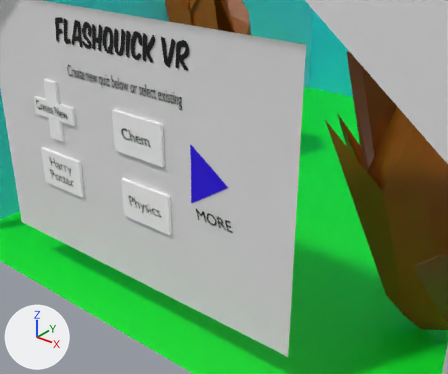
An edit to the FBX model Assets/FBX/newcardsscreen.fbx, drawn before and after from the same camera.
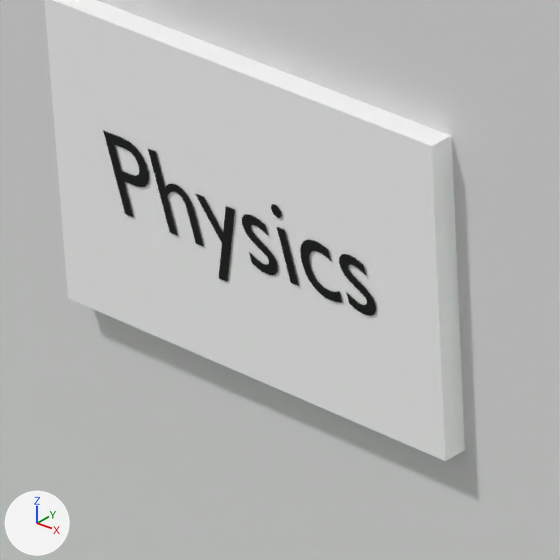
Old and new are each drawn from a camera (50 mm lens) standing at (10.15, -9.5, 10.53) and looking at (1.66, 1.12, 3.95) and again close up on the part from 26% to 41% of the width and 48% to 66% of the height. The axes (+X, +Y, +Z) are drawn at lower left. The lights are the same throughout. Where no turn or scale is listed for an object, it has been applied to the vertices.

The first close-up shows 'PhysicsBox', 'Screen', 'physics text'.
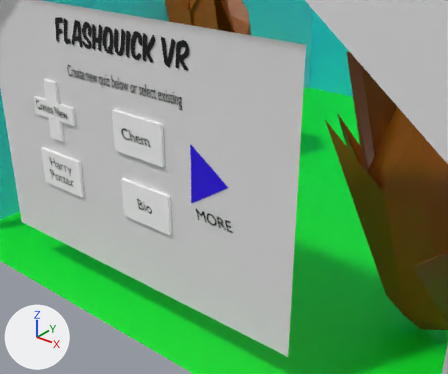
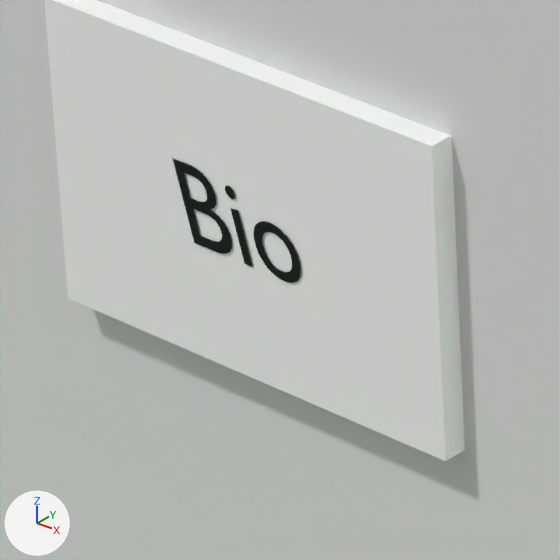
Edits to the bpy script that builds the scene:
```text
Add me_text_1:
    me_text_1.from_pydata(...)  # 254 vertices, 252 faces; spans x -0.295..0.22, y 0.0, z -0.003..0.259
    me_text_1.materials.append(mat_material_004)  # black #000000
Remove ob_physics_text:
    ob_physics_text = bpy.data.objects.new('physics text', me_text)
    ob_physics_text.location = (0.324, -0.26, 3.405)
Add ob_bio:
    ob_bio = bpy.data.objects.new('Bio', me_text_1)
    ob_bio.location = (0.324, -0.26, 3.405)
```

Location of each change, [x1, y1, x2, y2] in pixels of the close-ups (560 x 560 px):
'physics text', deleted (black): before [103, 130, 376, 316]
'Bio', added (black): after [173, 159, 301, 283]
